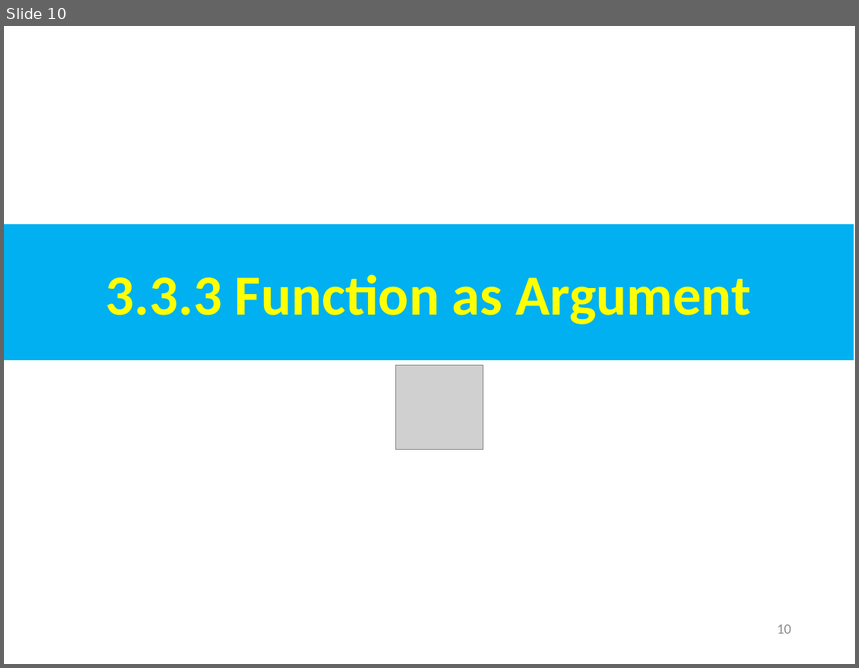
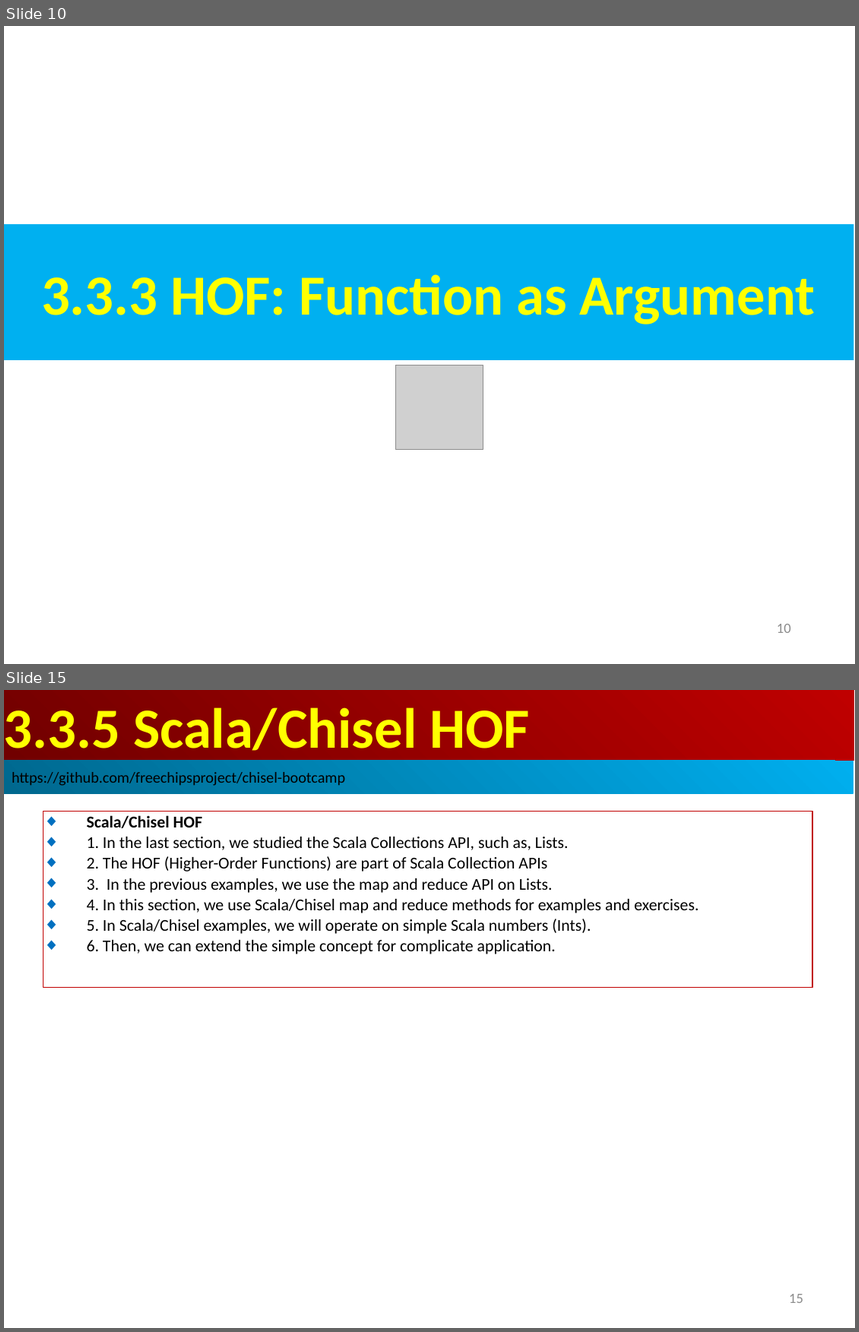
Before and after one commit to peterhchen/AIU_CS800_Chisel, a slide deck: 300_UCB_BC/003.3_HighOrderFunc/000_Video/003.3_HighOrderFunc.ppt. Shown one above the other, each under a label of ours: slide 10 before the commit, slides 10 and 15 after it; the slides between them are not shown. The pictures are 859x668 and 859x1332 pixels, drawn with LibreOffice and Linux fonts; fonts in the diff are those of the drawing; grey boxes stand for pictures. Boxes give left, top, right and bottom in pixels: in the first picture for what was removed or moved away, otherwise in the second. Text is boxed around its words. In the diff, an @@ line names an element or a change of style, - is before the commit and + after.

```diff
--- a/300_UCB_BC/003.3_HighOrderFunc/000_Video/003.3_HighOrderFunc.ppt
+++ b/300_UCB_BC/003.3_HighOrderFunc/000_Video/003.3_HighOrderFunc.ppt
@@ slide 15 added at box(4, 690, 855, 1328), background #FFFFFF @@
@@ rectangle added at box(4, 690, 854, 761), fill gradient #BF0000 to #710000, 48 pt, text #FFFF00, bold @@
+3.3.5 Scala/Chisel HOF
@@ rectangle added at box(4, 761, 854, 794), fill gradient #00AFEF to #00688E, 13 pt, text #000000 @@
+https://github.com/freechipsproject/chisel-bootcamp
@@ rectangle added at box(44, 811, 813, 988), outline #C00000 0.74 pt, 14 pt, text #000000 @@
+◆ Scala/Chisel HOF
+◆ 1. In the last section, we studied the Scala Collections API, such as, Lists.
+◆ 2. The HOF (Higher-Order Functions) are part of Scala Collection APIs
+◆ 3. In the previous examples, we use the map and reduce API on Lists.
+◆ 4. In this section, we use Scala/Chisel map and reduce methods for examples and exercises.
+◆ 5. In Scala/Chisel examples, we will operate on simple Scala numbers (Ints).
+◆ 6. Then, we can extend the simple concept for complicate application.
@@ page number added at box(789, 1294, 804, 1303), 12 pt, text #8B8B8B @@
+15
@@ slide 10 changed as well @@
@@ text in rectangle at box(41, 275, 816, 325): text changed @@
-3.3.3 Function as Argument
+3.3.3 HOF: Function as Argument
```
Also in this commit, not shown: 5 other slides changed, 21 other slides added.
